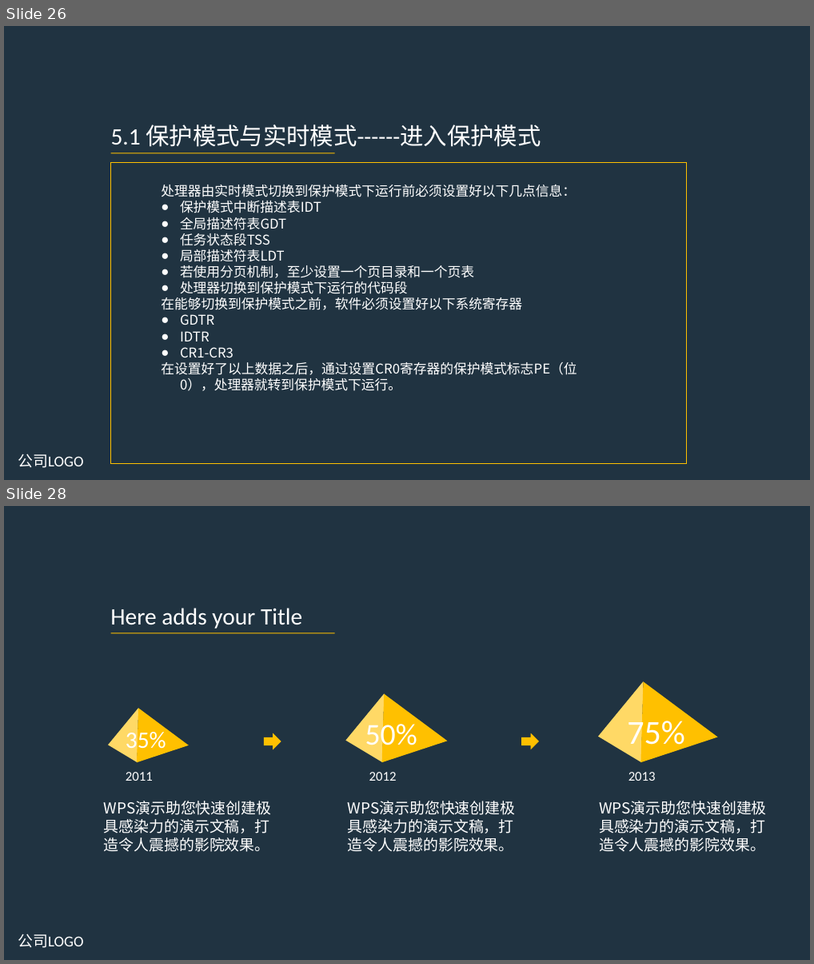
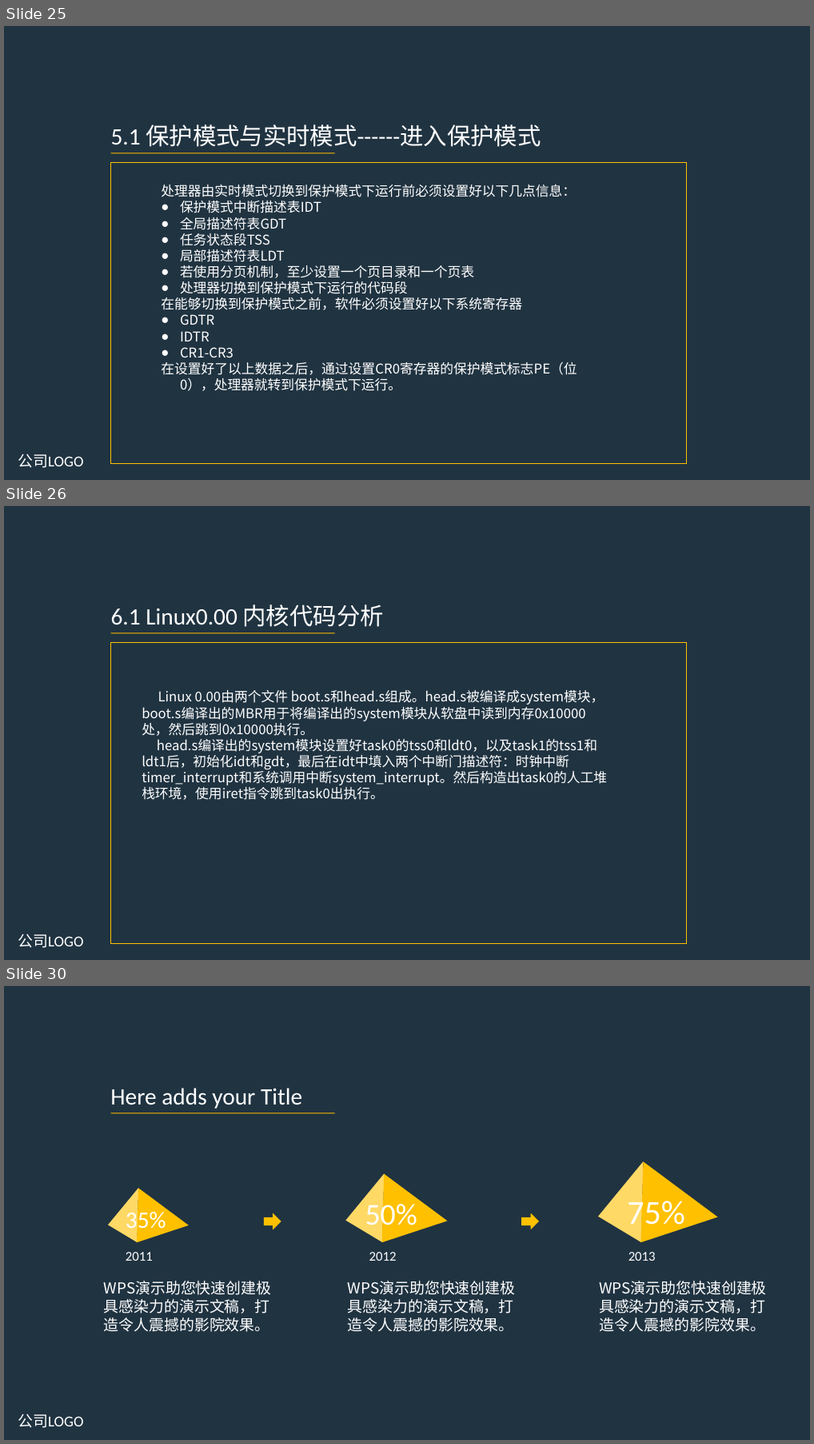
Before and after one commit to takakawa/linux, a slide deck: LINUX 0.00.ppt. Shown one above the other, each under a label of ours: slides 26 and 28 before the commit, slides 25, 26 and 30 after it; the slides between them are not shown. The pictures are 814x964 and 814x1444 pixels, drawn with LibreOffice and Linux fonts; fonts in the diff are those of the drawing. Boxes give left, top, right and bottom in pixels: in the first picture for what was removed or moved away, otherwise in the second. Text is boxed around its words. In the diff, an @@ line names an element or a change of style, - is before the commit and + after.

```diff
--- a/LINUX 0.00.ppt
+++ b/LINUX 0.00.ppt
@@ slide 26 added at [4, 506, 810, 960], background #203341 @@
@@ text added at [111, 604, 384, 627], 28 pt, text #FFFFFF @@
+6.1 Linux0.00 内核代码分析
@@ line added from (111, 633) to (334, 633), #FFC000 0.99 pt @@
@@ rectangle added at [111, 643, 686, 943], outline #FFC000 0.99 pt @@
@@ text added at [142, 690, 607, 800], 16 pt, text #FFFFFF @@
+Linux 0.00由两个文件 boot.s和head.s组成。head.s被编译成system模块，boot.s编译出的MBR用于将编译出的system模块从软盘中读到内存0x10000处，然后跳到0x10000执行。
+head.s编译出的system模块设置好task0的tss0和ldt0，以及task1的tss1和ldt1后，初始化idt和gdt，最后在idt中填入两个中断门描述符：时钟中断timer_interrupt和系统调用中断system_interrupt。然后构造出task0的人工堆栈环境，使用iret指令跳到task0出执行。
@@ text added at [18, 933, 83, 948], 18 pt, text #FFFFFF @@
+公司LOGO
@@ what was slide 26 is now slide 25 @@
@@ what was slide 28 is now slide 30 @@
```
Also in this commit, not shown: 2 slides changed, 2 other slides added, 1 slide removed, 17 other files.
